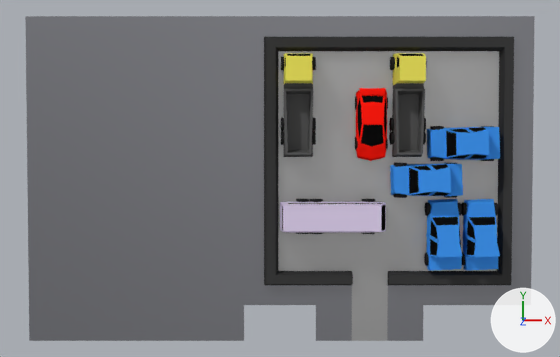
Renders of the Blender file assets/3d/cars/cars.blend from each side of a commit.
Camera for both pictures: a camera (50 mm lens) standing at (-2.98, 0.95, 21.54) and looking at (-3.0, 0.15, 0.48). The lights are fixed; the arrows at lower right show +X, +Y and +Z.
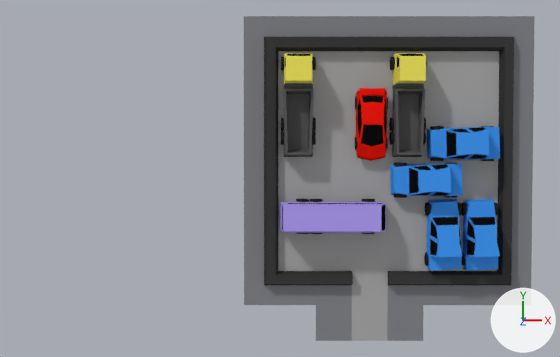
Diff of the bpy script that builds the scene:
```diff
--- a/assets/3d/cars/cars.blend.py
+++ b/assets/3d/cars/cars.blend.py
@@ mat_p @@
 mat_p = diffuse_material('p')
-mat_p.base_color = (0.667, 0.571, 0.771)  # light grey #d5c7e3
+mat_p.base_color = (0.382, 0.299, 0.8)  # blue #a695e7
@@ mat_g01 @@
 _N = mat_g01.node_tree.nodes; _L = mat_g01.node_tree.links
-n0 = _N.new('ShaderNodeOutputMaterial'); n0.name = 'Material Output'
-n1 = _N.new('ShaderNodeBsdfAnisotropic'); n1.name = 'Glossy BSDF'
-n1.distribution = 'GGX'
-n1.inputs[0].default_value = (0.352, 0.352, 0.352, 1.0)  # 'Color', grey #a0a0a0
-n1.inputs[1].default_value = 0.521  # 'Roughness'
-_L.new(n1.outputs[0], n0.inputs[0])  # 'BSDF' to 'Surface'
+n2 = _N.new('ShaderNodeOutputMaterial'); n2.name = 'Material Output.002'
+n3 = _N.new('ShaderNodeBsdfDiffuse'); n3.name = 'Diffuse BSDF'
+n3.inputs[0].default_value = (0.352, 0.352, 0.352, 1.0)  # 'Color', grey #a0a0a0
+_L.new(n3.outputs[0], n2.inputs[0])  # 'BSDF' to 'Surface'
@@ ob_plane_014 @@
-ob_plane_014 = bpy.data.objects.new('Plane.014', me_plane_001)
-ob_plane_014.location = (-4.5, -3.9, 0.0)
-_m = ob_plane_014.modifiers.new('Array', 'ARRAY')
-_m.count = 9
-_m.constant_offset_displace = (0.0, 0.0, 0.0)
-_m.relative_offset_displace = (0.0, 1.0, 0.0)
-_m = ob_plane_014.modifiers.new('Array.001', 'ARRAY')
-_m.count = 6
-_m.constant_offset_displace = (0.0, 0.0, 0.0)
-_m.relative_offset_displace = (-1.0, 0.0, 0.0)
```

Pixel boxes (x1, y1, x2, y2) of what changed, in the pictures (560 x 357 px):
'Plane.014', deleted
    before: (25, 16, 244, 341)
'Plane', recoloured
    both: (280, 53, 498, 270)
'Cube.014', recoloured (white to blue)
    both: (280, 202, 386, 233)
'Plane.003', recoloured
    both: (352, 305, 387, 341)
